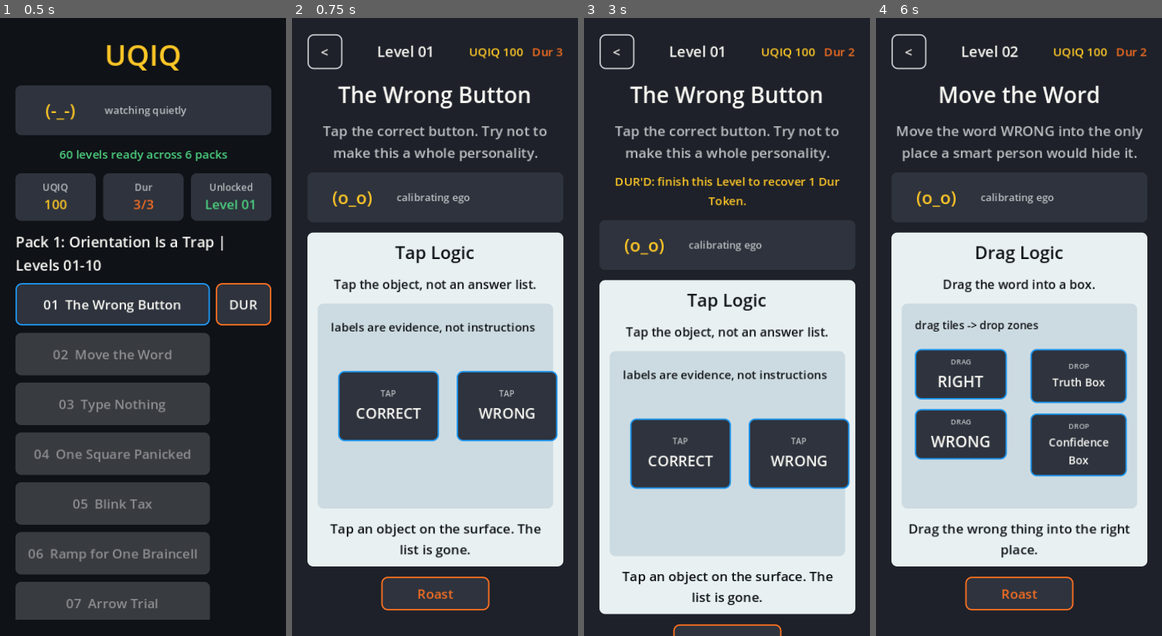
Above: before the commit, frames 1-4 (left to right).
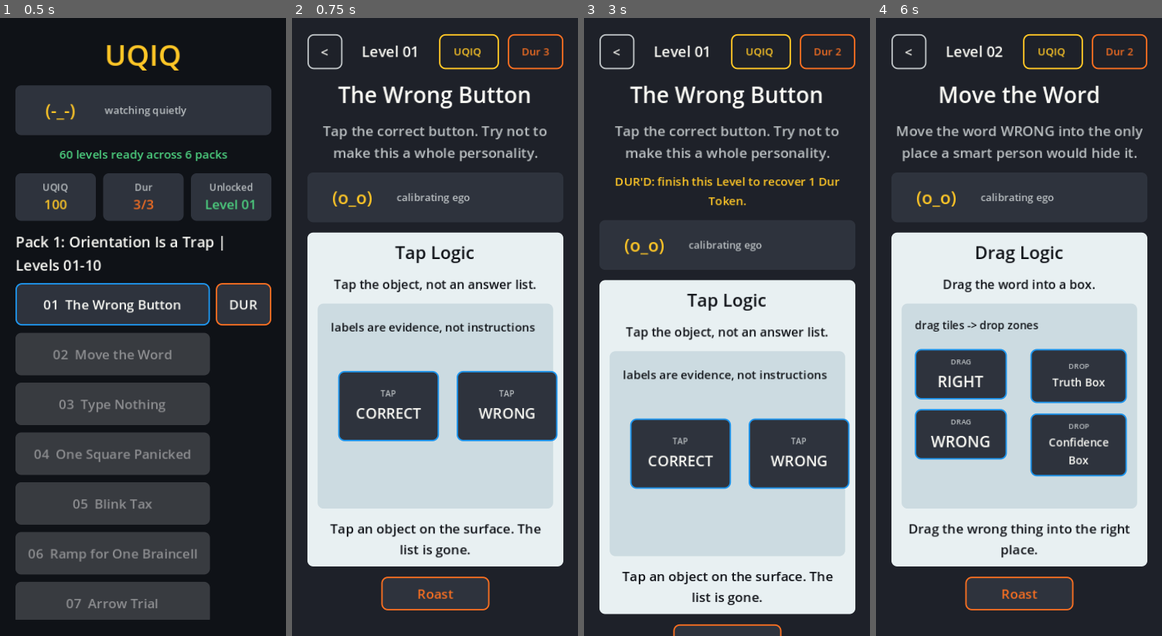
Above: after the commit, the same moments.

Repository: scwlkr/UQIQ
Game: Godot game, scene res://scenes/Main.tscn
The game is run twice, just before and just after one commit, with the same random seed, the same clock (stepped at 60 frames per second) and the same inputs.
Inputs:
- Up to frame 1 (0.5 s): no input
- Up to frame 2 (0.75 s): click "01 The Wrong Button" at 0.5 s
- Up to frame 3 (3 s): click "<" at 1.25 s; click "DUR" at 2 s; click "01 The Wrong Button | DUR'D -…" at 2.75 s
- Up to frame 4 (6 s): click "<" at 3.5 s; click "01 The Wrong Button | DUR'D -…" at 4.25 s; click "<" at 5 s; click "02 Move the Word" at 5.75 s

Frame 1 is identical in both runs. In frame 2, 1.0% of the frame differs, in the area x 24-95%, y 2-9%; in frame 3, 1.0%; in frame 4, 1.0%.

Commit message:
Frame play header counters

Diff:
--- a/scripts/main.gd
+++ b/scripts/main.gd
@@ -442,19 +442,8 @@
 	level_label.add_theme_color_override("font_color", COLOR_TEXT)
 	top_bar.add_child(level_label)
 
-	var score_label := Label.new()
-	score_label.text = "UQIQ %d" % _profile.current_uqiq_score()
-	score_label.vertical_alignment = VERTICAL_ALIGNMENT_CENTER
-	score_label.add_theme_font_size_override("font_size", 16)
-	score_label.add_theme_color_override("font_color", COLOR_YELLOW)
-	top_bar.add_child(score_label)
-
-	var token_label := Label.new()
-	token_label.text = "Dur %d" % _profile.dur_tokens()
-	token_label.vertical_alignment = VERTICAL_ALIGNMENT_CENTER
-	token_label.add_theme_font_size_override("font_size", 16)
-	token_label.add_theme_color_override("font_color", COLOR_ORANGE)
-	top_bar.add_child(token_label)
+	_add_play_header_chip(top_bar, "UQIQ %d" % _profile.current_uqiq_score(), COLOR_YELLOW, 82)
+	_add_play_header_chip(top_bar, "Dur %d" % _profile.dur_tokens(), COLOR_ORANGE, 76)
 
 	_add_label(root, str(level.get("title", "Untitled")), 30, COLOR_TEXT)
 	_add_label(root, str(level.get("prompt", "")), 19, COLOR_MUTED)
@@ -2073,6 +2062,20 @@
 	_add_label(box, value, 18, accent)
 
 
+func _add_play_header_chip(parent: Node, text: String, accent: Color, width: int) -> void:
+	var chip := PanelContainer.new()
+	chip.custom_minimum_size = Vector2(width, 48)
+	chip.size_flags_horizontal = Control.SIZE_SHRINK_END
+	chip.add_theme_stylebox_override("panel", _framed_box(COLOR_PANEL, accent, 8))
+	parent.add_child(chip)
+
+	var label := _new_label(text, 14, accent)
+	label.autowrap_mode = TextServer.AUTOWRAP_OFF
+	label.horizontal_alignment = HORIZONTAL_ALIGNMENT_CENTER
+	label.text_overrun_behavior = TextServer.OVERRUN_TRIM_ELLIPSIS
+	chip.add_child(label)
+
+
 func _is_level_playable(level: Dictionary) -> bool:
 	var level_number := int(level.get("level_number", 0))
 	if _debug_playtest_unlock_all() and _is_supported_playable_level_spec(level):
Binary file changed: docs/app-store/screenshots/02_level_01_play.png
Binary file changed: docs/app-store/screenshots/03_pattern_grid.png
Binary file changed: docs/app-store/screenshots/04_memory_flash.png
Binary file changed: docs/app-store/screenshots/05_physics_draw.png
Binary file changed: docs/app-store/screenshots/07_drag_logic.png
Binary file changed: docs/app-store/screenshots/08_text_trap.png
Not shown, changed: docs/RELEASE_STATUS.md
